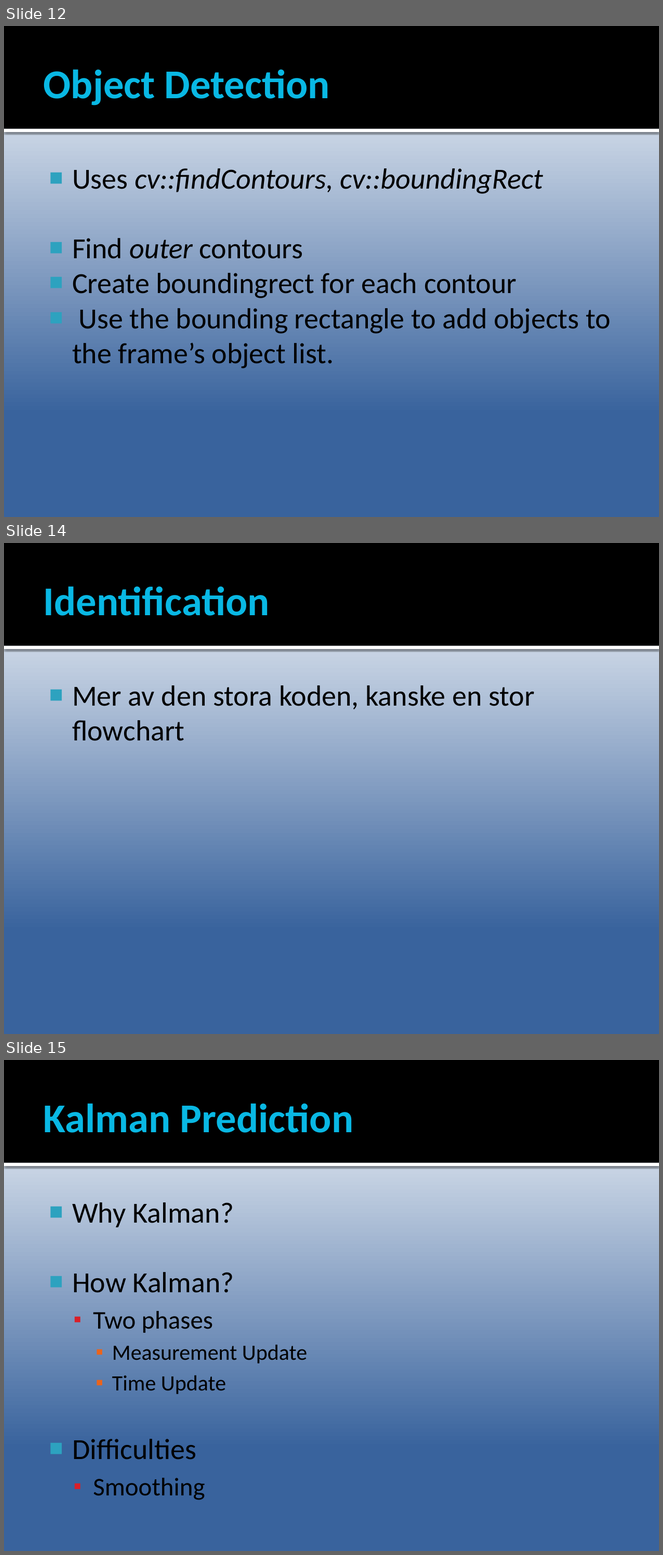
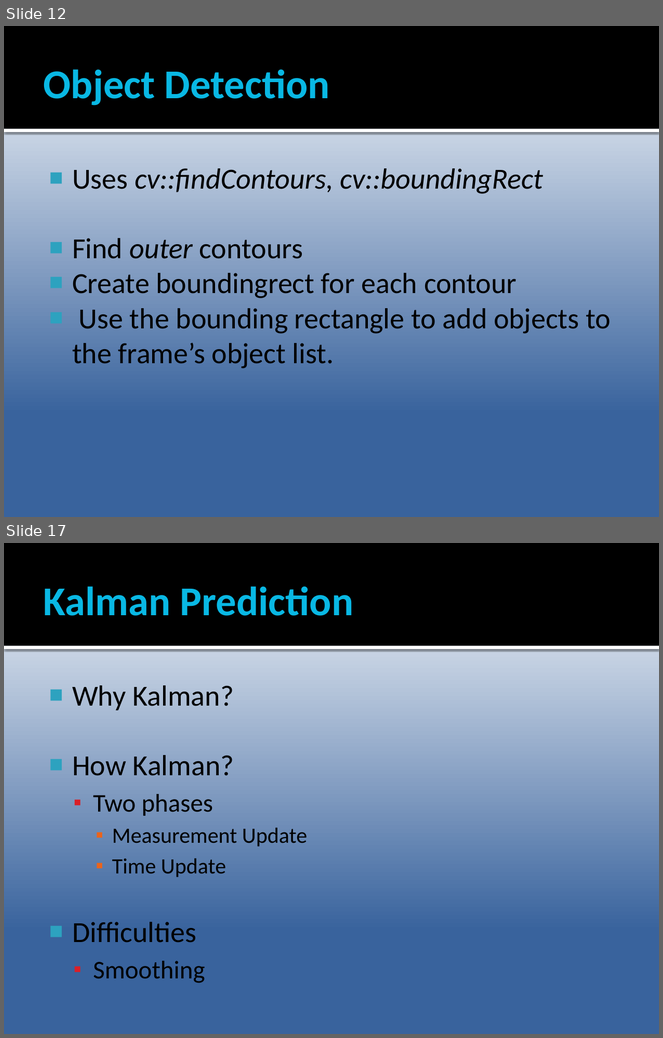
Before and after one commit to Epipolarna/Tracking, a slide deck: Documentation/TSBB15prez.pptx. Shown one above the other, each under a label of ours: slides 12, 14 and 15 before the commit, slides 12 and 17 after it; the slides between them are not shown. The pictures are 663x1555 and 663x1038 pixels, drawn with LibreOffice and Linux fonts; fonts in the diff are those of the drawing; background and template pictures are left out. Boxes give left, top, right and bottom in pixels: in the first picture for what was removed or moved away, otherwise in the second. Text is boxed around its words. In the diff, an @@ line names an element or a change of style, - is before the commit and + after.

```diff
--- a/Documentation/TSBB15prez.pptx
+++ b/Documentation/TSBB15prez.pptx
@@ slide 14 removed at [4,543,659,1034], background gradient #FFFFFF to #39639D; not listed: 2 template elements that a slide beside it also shows @@
@@ title removed at [44,586,270,616] @@
-Identification
@@ text removed at [72,685,535,741] @@
-■ Mer av den stora koden, kanske en stor flowchart
@@ what was slide 15 is now slide 17 @@
```
Also in this commit, not shown: 4 slides added, 1 other slide removed.
